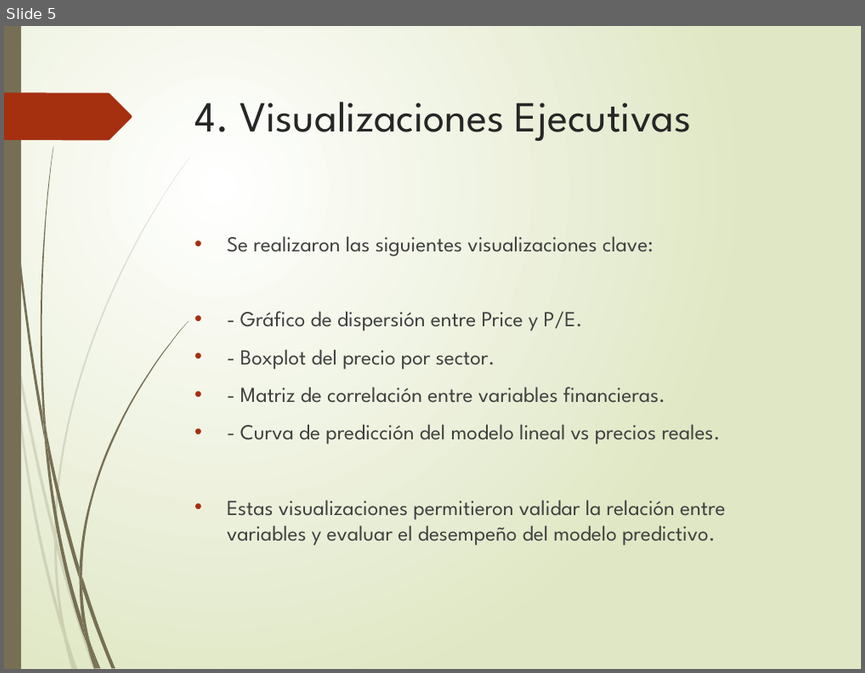
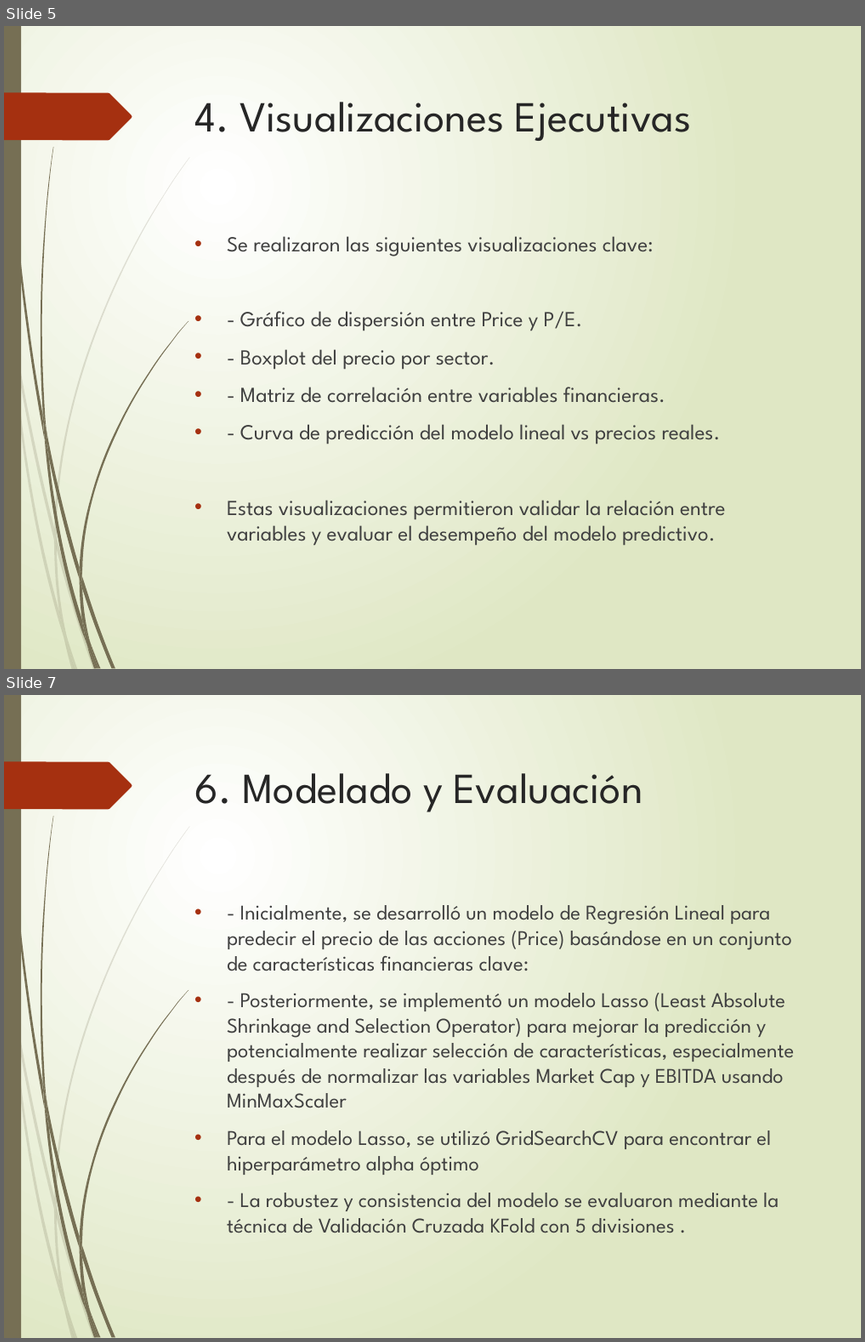
Before and after one commit to Mart1n2015/CODERHOUSE-DSII, a slide deck: Presentacion_Proyecto_DSII_Cerioli.pptx. Shown one above the other, each under a label of ours: slide 5 before the commit, slides 5 and 7 after it; the slides between them are not shown. The pictures are 865x673 and 865x1342 pixels, drawn with LibreOffice and Linux fonts; fonts in the diff are those of the drawing. Boxes give left, top, right and bottom in pixels: in the first picture for what was removed or moved away, otherwise in the second. Text is boxed around its words. In the diff, an @@ line names an element or a change of style, - is before the commit and + after.

```diff
--- a/Presentacion_Proyecto_DSII_Cerioli.pptx
+++ b/Presentacion_Proyecto_DSII_Cerioli.pptx
@@ slide 7 added at <box>4,695,861,1338</box>, background gradient #FFFFFF to #DFE8C4; not listed: 24 template elements that a slide beside it also shows @@
@@ title added at <box>194,773,642,812</box>, 36 pt, text #262626 @@
+6. Modelado y Evaluación
@@ text added at <box>227,905,794,1233</box>, 17.6 pt, text #404040 @@
+• - Inicialmente, se desarrolló un modelo de Regresión Lineal para predecir el precio de las acciones (Price) basándose en un conjunto de características financieras clave:
+• - Posteriormente, se implementó un modelo Lasso (Least Absolute Shrinkage and Selection Operator) para mejorar la predicción y potencialmente realizar selección de características, especialmente después de normalizar las variables Market Cap y EBITDA usando MinMaxScaler
+• Para el modelo Lasso, se utilizó GridSearchCV para encontrar el hiperparámetro alpha óptimo
+• - La robustez y consistencia del modelo se evaluaron mediante la técnica de Validación Cruzada KFold con 5 divisiones .
```
Also in this commit, not shown: 1 slide changed, 3 other slides added.
